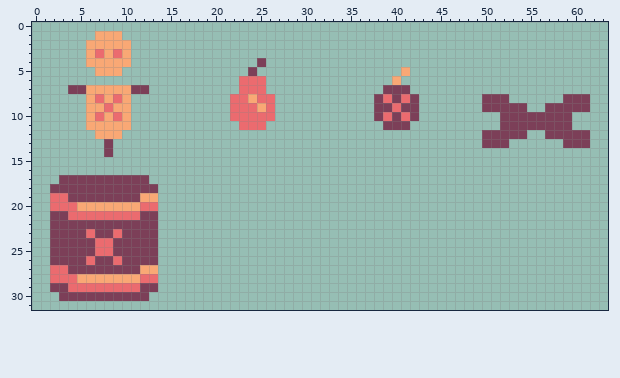
Pixel-art file: Aseprite/Props.aseprite. The first picture shows the starting point.
64x32 pixels, 1 frame.
Once edited:
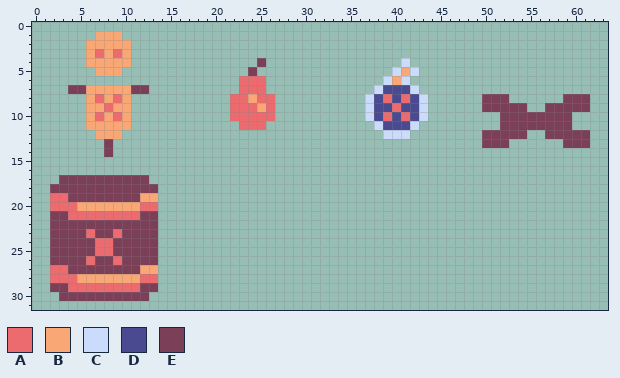
Palette (. is transparent): A #eb6b6f  B #f9a875  C #cbdbfc  D #4a4a90  E #7c3f58
The exact change:
Colour C is added in row 4 at x 41; in row 5 at x 40 and 42; in row 6 at x 39 and 41; in row 7 at x 38 and 42; in rows 8 to 10 at x 37 and 43; in row 11 at x 38 and 42.
Colour C is added in row 12 at x 39 to 41.
Colour D replaces colour E in row 7 at x 39 to 41; in row 8 at x 38, 40 and 42; in row 9 at x 38 to 39 and 41 to 42; in row 10 at x 38, 40 and 42; in row 11 at x 39 to 41.
